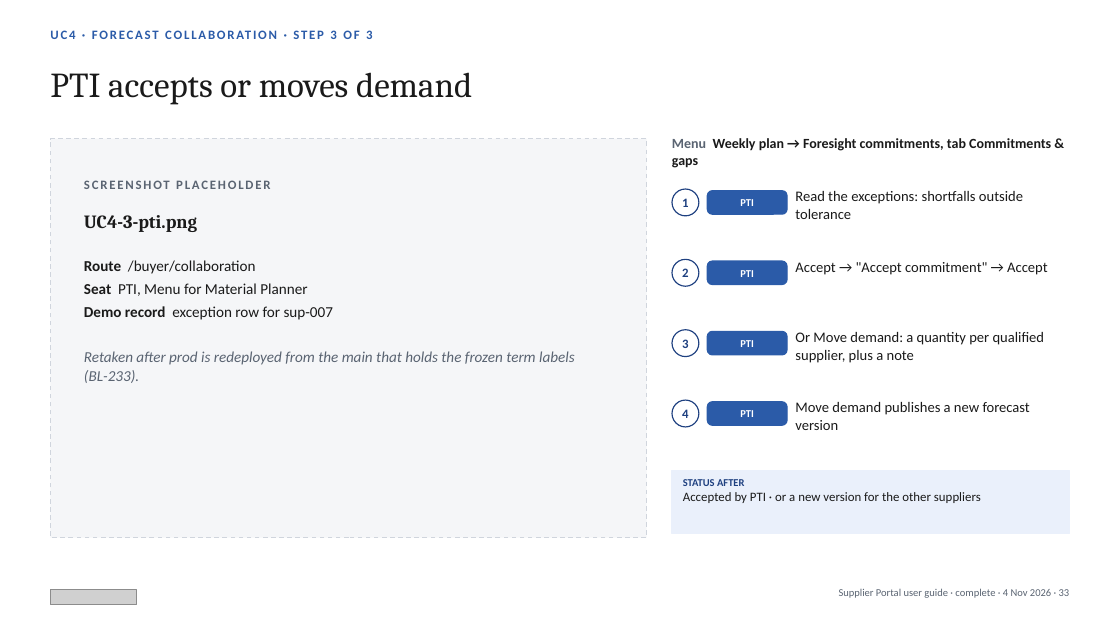
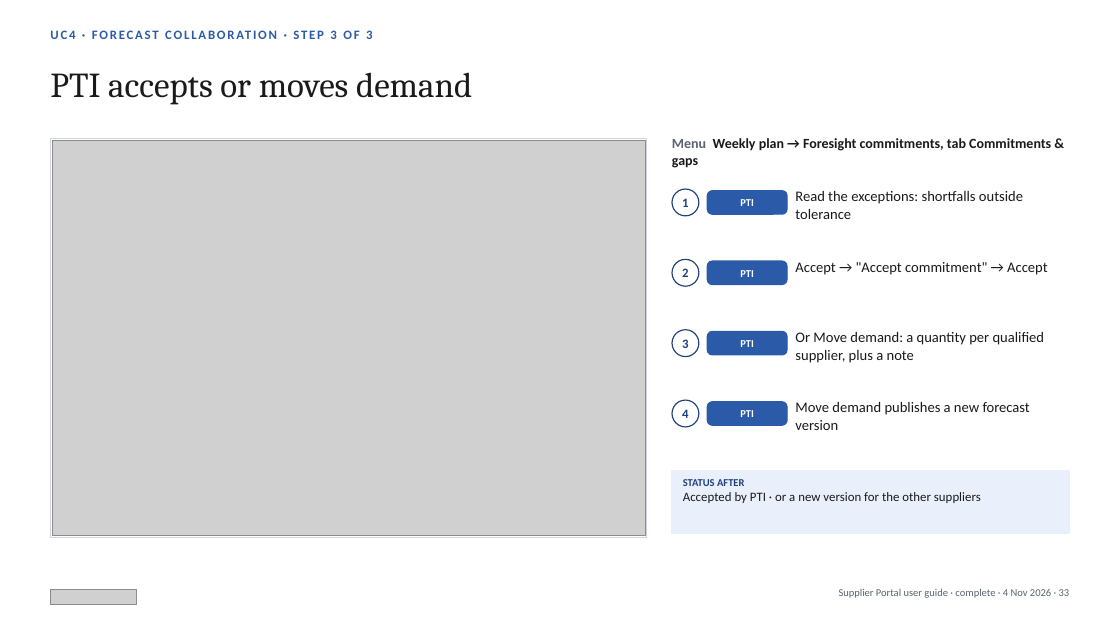
Before and after one commit to javal999/paragon-supplier-portal, a slide deck: slide 33 of docs/supplier-hub/user-guide/Paragon-Supplier-Portal-User-Guide.pptx. Drawn at 1120x630 pixels with LibreOffice and Linux fonts; fonts in the diff are those of the drawing; grey boxes stand for pictures. Boxes give left, top, right and bottom in pixels: in the first picture for what was removed or moved away, otherwise in the second. Text is boxed around its words. In the diff, an @@ line names an element or a change of style, - is before the commit and + after.

```diff
--- a/docs/supplier-hub/user-guide/Paragon-Supplier-Portal-User-Guide.pptx
+++ b/docs/supplier-hub/user-guide/Paragon-Supplier-Portal-User-Guide.pptx
@@ rectangle at [50, 139, 647, 538]: fill #F5F6F8 to #FFFFFF; outline #D0D5DD 1 pt dashed to #D0D5DD 0.75 pt @@
@@ picture added at [52, 140, 645, 536] @@
@@ text removed at [84, 180, 270, 189] @@
-SCREENSHOT PLACEHOLDER
@@ text removed at [84, 215, 197, 232] @@
-UC4-3-pti.png
@@ text removed at [84, 260, 575, 383] @@
-Route /buyer/collaboration
-Seat PTI, Menu for Material Planner
-Demo record exception row for sup-007
-Retaken after prod is redeployed from the main that holds the frozen term labels (BL-233).
```
Also in this commit, not shown: 36 other slides changed, 40 other files.
